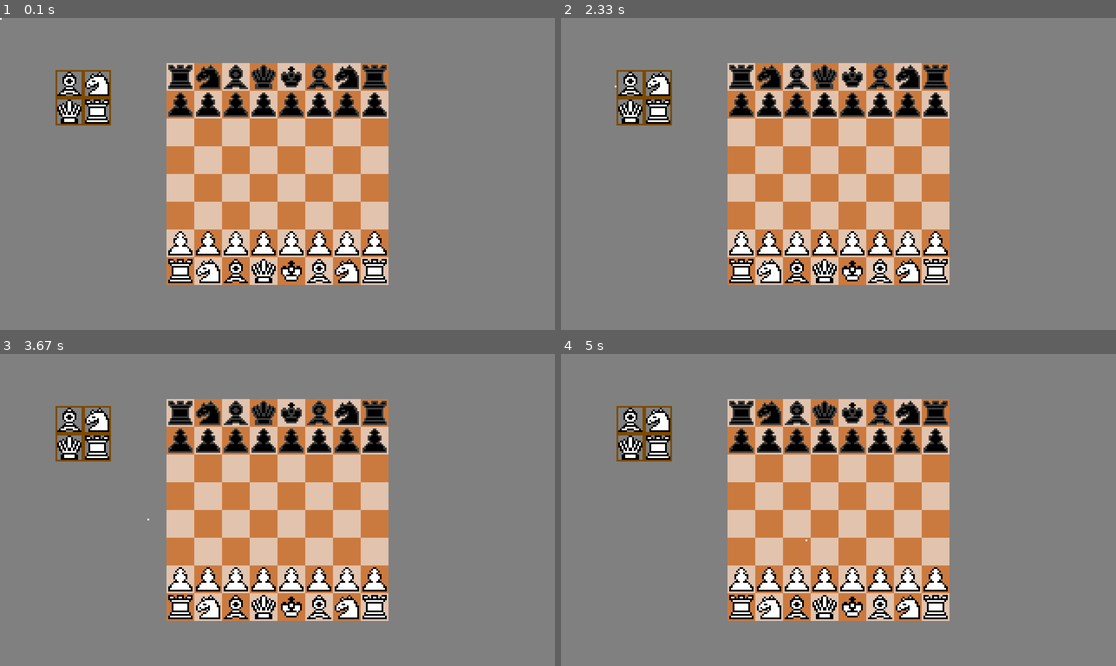
Above: before the commit, frames 1-4 (two rows, left to right).
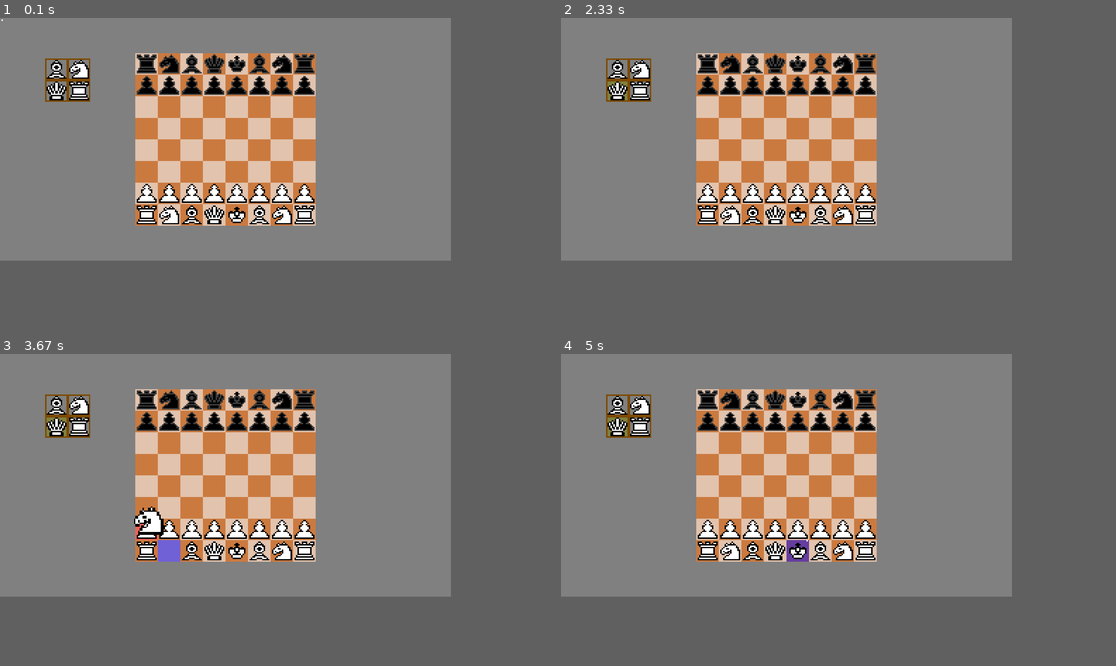
Above: after the commit, the same moments.

Repository: LinelyQwert/pygame-chess
Game: pygame game, started from main.py
Two runs of this game, one before a commit and one after it. Both use one fixed random seed, a clock stepped at 60 frames per second and the inputs below.
Inputs (mouse positions are in pixels of both pictures, inside the frame that each line leads up to):
- Up to frame 1 (0.1 s): no input
- Up to frame 2 (2.33 s): click (788, 139) at 0.38 s; click (644, 195) at 0.72 s; click (794, 58) at 1.05 s; click (788, 167) at 1.38 s; click (716, 58) at 1.72 s; click (616, 86) at 2.08 s
- Up to frame 3 (3.67 s): click (382, 522) at 2.55 s; click (122, 519) at 2.88 s; click (155, 547) at 3.22 s; press the mouse at (155, 547) at 3.53 s; move the mouse to (149, 519) at 3.63 s
- Up to frame 4 (5 s): release the mouse at (699, 494) at 3.77 s; click (943, 472) at 3.88 s; click (866, 556) at 4.22 s; click (694, 513) at 4.55 s; click (805, 541) at 4.88 s
In our replay, the window is 1920x1080 before the commit and 1560x840 after it. These sizes can differ from the game's own. Grey fills any space a smaller window leaves; there, only what the larger window draws over its background counts as a difference.

The runs differ from the first frame. In frame 1, 30% of the frame differs, in the area x 0-70%, y 0-86%; in frame 2, 30%; in frame 3, 30%; in frame 4, 30%, in the area x 8-70%, y 11-86%.

Commit message:
Update main.py
window scaling for smaller systems

Diff:
--- a/main.py
+++ b/main.py
@@ -1,8 +1,6 @@
-import pygame
 import sys
-import os
-import math
-
+
+import pygame.display
 from pygame.locals import *
 from data.assets import *
 
@@ -332,7 +330,7 @@
 pygame.mixer.set_num_channels(64)
 
 frame_rate = 60
-WINDOW_SIZE = (1920, 1080)
+WINDOW_SIZE = (pygame.display.Info().current_w // 16 * 13, pygame.display.Info().current_h // 9 * 7)
 DISPLAY_SIZE = (320, 180)
 MONITOR_SIZE = (pygame.display.Info().current_w, pygame.display.Info().current_h)
 
